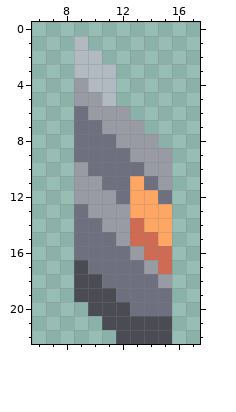
One commit to this pixel-art sprite: sprites/units/weapons/burst-weapon-blade.png. The picture above is the old version.
The file is 18x23 pixels. Shown: x 6..17, y 0..22.
And afterwards:
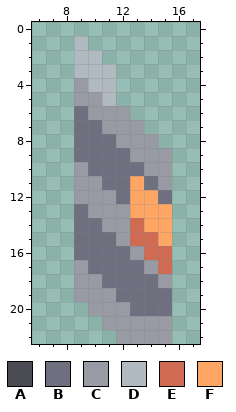
Palette (. is transparent): A #4a4b53  B #6e7080  C #989aa4  D #b0bac0  E #d06b53  F #ffa665
Difference:
Colour A gives way to colour C in row 17 at x 9; in row 18 at x 9 to 10; in row 19 at x 9 to 11; in row 20 at x 10 to 12; in row 21 at x 11 to 15; in row 22 at x 12 to 15.
Where, in picture pixels (left, top, right, bottom), the same in both pictures:
changed: (74, 260, 172, 344)
